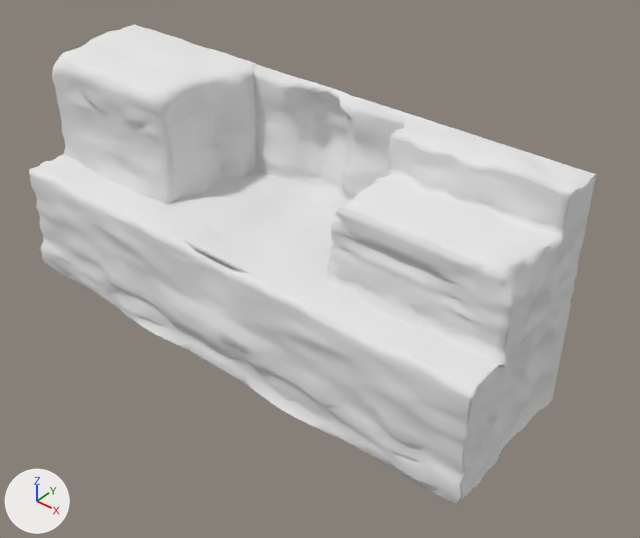
Two versions of the Blender file SFG_UnityProject/Assets/03_Models/Maps/Forest/Forest Blender File v2.blend, one commit apart.
Both versions are drawn from a 50 mm lens placed at (21.6, -20.6, 16.4), pointed at (1.7, 3.1, -4.4). The axes (+X, +Y, +Z) are drawn at lower left. The lights are the same throughout.

In view in the first picture: 'Bridge', 'Ground Platform', 'Ground Platform.001', 'L.Background', 'R.Background'.
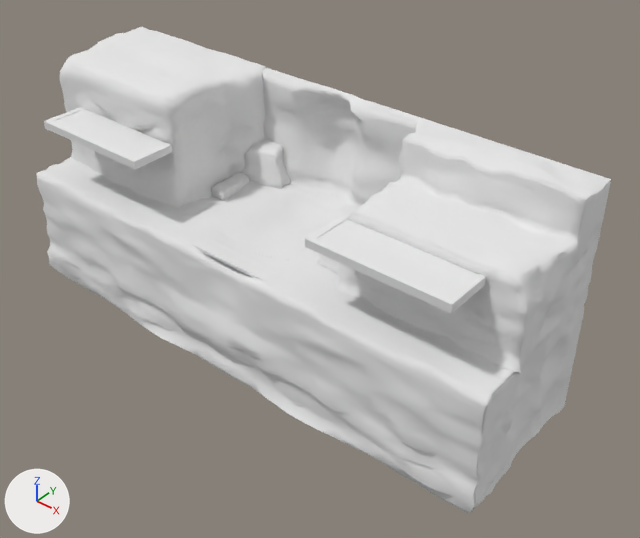
Diff of the bpy script that builds the scene:
```diff
--- a/SFG_UnityProject/Assets/03_Models/Maps/Forest/Forest Blender File v2.blend.py
+++ b/SFG_UnityProject/Assets/03_Models/Maps/Forest/Forest Blender File v2.blend.py
@@ mat_m_rightplatform @@
+mat_m_rightplatform = diffuse_material('m_rightPlatform')
+mat_m_rightplatform.base_color = (0.8, 0.8, 0.8)  # white #e7e7e7
@@ me_cube_036 @@
+me_cube_036.from_pydata(...)  # 32 vertices, 25 faces; spans x -2.0..2.01, y -1.0..1.0, z -1.0..1.0
+me_cube_036.materials.append(mat_m_rightplatform)  # its picture is missing
@@ ob_ground_platform_001 @@
 ob_ground_platform_001 = bpy.data.objects.new('Ground Platform.001', me_cube_025)
-ob_ground_platform_001.location = (-0.57, 0.0, -3.0)
+ob_ground_platform_001.location = (-0.01, 0.0, -3.0)
 ob_ground_platform_001.scale = (6.0, 1.0, 0.172)
@@ ob_rock_4 @@
 ob_rock_4 = bpy.data.objects.new('Rock 4', me_cube_008)
-ob_rock_4.location = (-3.78, 5.3, -1.94)
+ob_rock_4.location = (-3.23, 5.3, -1.94)
 ob_rock_4.rotation_euler = (0.0, 0.0, 1.773)  # degrees (0, 0, 102)
 ob_rock_4.scale = (0.838, 1.21, 0.818)
-ob_rock_4.hide_viewport = True
@@ ob_rock_3 @@
 ob_rock_3 = bpy.data.objects.new('Rock 3', me_cylinder_002)
-ob_rock_3.location = (5.6, 1.63, 1.61)
+ob_rock_3.location = (6.15, 1.63, 1.61)
 ob_rock_3.scale = (0.381, 0.254, 1.0)
@@ ob_r_platform @@
 ob_r_platform = bpy.data.objects.new('R.Platform', me_cube_004)
-ob_r_platform.location = (-8.07, 0.0, 0.0)
+ob_r_platform.location = (7.48, 0.0, 0.0)
 ob_r_platform.scale = (1.5, 1.0, 0.172)
-ob_r_platform.hide_viewport = True
@@ ob_ground_platform @@
 ob_ground_platform = bpy.data.objects.new('Ground Platform', me_cube_002)
-ob_ground_platform.location = (-0.57, 0.0, -3.0)
+ob_ground_platform.location = (-0.02, 0.0, -3.0)
 ob_ground_platform.scale = (6.0, 1.0, 0.172)
@@ ob_l_background @@
 ob_l_background = bpy.data.objects.new('L.Background', me_cube_001)
-ob_l_background.location = (6.93, 0.0, 0.0)
+ob_l_background.location = (7.48, 0.0, 0.0)
 ob_l_background.scale = (1.5, 1.0, 0.172)
@@ ob_r_background @@
 ob_r_background = bpy.data.objects.new('R.Background', me_cube)
-ob_r_background.location = (-8.07, 0.0, 0.0)
+ob_r_background.location = (-7.52, 0.0, 0.0)
 ob_r_background.scale = (1.5, 1.0, 0.172)
@@ ob_r_platform_001 @@
+ob_r_platform_001 = bpy.data.objects.new('R.Platform.001', me_cube_036)
+ob_r_platform_001.location = (-7.52, 0.0, 0.0)
+ob_r_platform_001.scale = (1.5, 1.0, 0.172)
```

Boxes [x1, y1, x2, y2] around the edits, measured in the pictures (640 x 538 px):
'Ground Platform.001', moved: before [29, 154, 506, 506]; after [36, 157, 521, 514]
'L.Background', moved: before [324, 115, 596, 473]; after [336, 118, 611, 480]
'R.Background', moved: before [52, 24, 256, 204]; after [60, 27, 265, 208]
'Ground Platform', moved: before [170, 64, 414, 277]; after [179, 67, 423, 283]
'R.Platform', shown: after [305, 216, 486, 313]
'R.Platform.001', added: after [44, 107, 172, 169]
'Rock 4', shown: after [243, 138, 290, 189]
'Rock 3', now drawn: after [211, 172, 249, 200]
